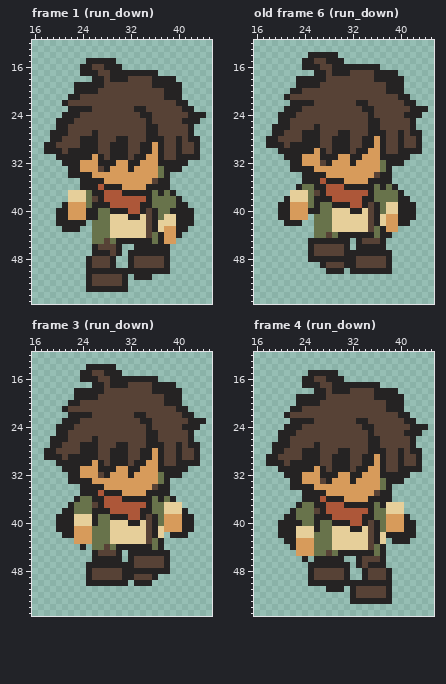
A pixel-art file gets an edit: assets/sprites/wanderer_64/source/wanderer_64_run.aseprite. The picture above is the old version.
64x64 pixels, 24 frames. Shown: frame 1 (run_down): x 16..45, y 12..55; old frame 6 (run_down): x 16..45, y 12..55; frame 3 (run_down): x 16..45, y 12..55; frame 4 (run_down): x 16..45, y 12..55. The commit also changed other frames, which this record leaves out.
After:
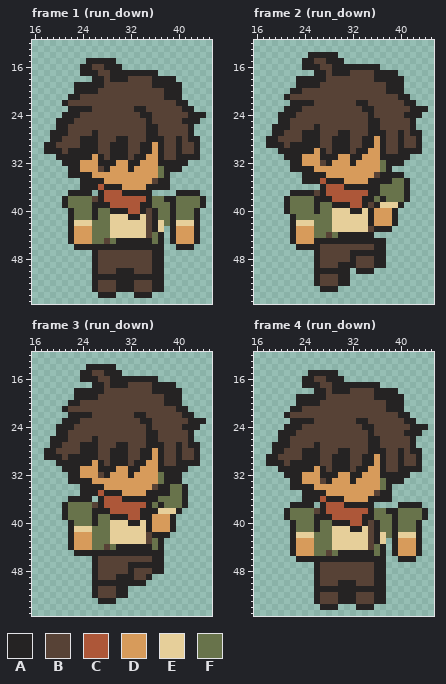
Palette (. is transparent): A #252323  B #574236  C #ad5739  D #d79b5b  E #e6cf9a  F #68734b
A new or re-ordered frame is compared with the old frame closest to it.
Change:
frames re-ordered
Changed rows in their new state; - is an unchanged pixel.
Frame 1 (run_down):
first column x 20:
37 --AAAA.---------....AAAA-
38 -AFFF-------------AAFFFFA
39 --FFF--------------AFFFFA
40 ..AFFF--------------FFFA-
41 ..AFFF------------FAFFFA-
42 ..-EEE------------FAEEEA-
43 -.-DDD------------.ADDDA-
44 --ADDD------------.ADDDA-
45 --ADDD------------.ADDDA-
46 ---AAA-AAA-AA-----.-AAA--
47 -------BB-BBBBBB--.------
48 -----.A--BBBB---AA.------
49 -----.A--BBBB---AA.------
50 -----.-BBB---BBB--.------
51 -----.AAAAA-A---AA-------
52 -----.A---A-ABBBAA-------
53 -----.-BBB--ABBBAA-------
54 -------AAA---AAA---------
Frame 2 (run_down) against old frame 6 (run_down):
first column x 20:
34 -------------------AA--
35 -------------------FFA-
36 ---....---------AF-FFA-
37 --AAAA----------A---FA-
38 --FFF------------A--F--
39 .-FFF------------E---..
40 .-FFFF---------ADDDA...
41 ..AFFF---------ADD-A...
42 -.-EEE---------ADD-A..-
43 --ADDD----------A-A.---
44 --ADDD----------...----
45 --ADDD------A-AAA------
46 ---AA-A----BBBBB-------
47 -----.A----B------.----
48 -----.-BBBBB----AA.----
49 ------AB--A-----AA.----
50 ------AA---A.---...----
51 ------ABBBAA-----------
52 ------ABBBAA-----------
53 -------AAA-------------
Frame 3 (run_down):
first column x 20:
33 -------------------AA--
34 -------------------FFA-
35 -------------------FFA-
36 --A-AA.---------AF-FFA-
37 -AF--------------AFFFA-
38 --F-------------AE--A.-
39 .-FFFF---------ADD-A...
40 ..-FFF---------ADD-A...
41 ..-EEE---------ADD-A...
42 -.---------------AA...-
43 --A--------------------
44 --ADDD-----------------
45 ---AAA-AAA-A------.----
46 -------BBBBBB---AA.----
47 -----.-BBBBB-AAAAA.----
48 -----.A----B-BBB--.----
49 -----.A---A----A.------
50 -----.------A--.-------
51 ------ABBBAA-----------
52 ------ABBBAA-----------
53 -------AAA-------------
Frame 4 (run_down):
first column x 20:
37 --A-AA.---------....AAAA-
38 -AF---------------AAFFFFA
39 --F---------------FAFFFFA
40 ..-F--------------FAFFFA-
41 ..-FFF------------FAFFFA-
42 ..----------------F-EEEA-
43 -.------------------DDDA-
44 -------------------ADDDA-
45 --A----------------ADDDA-
46 ---A-A-----AA-AAA---AAA--
47 -----.-BBBBBBB-B---------
48 -----.A----BBBB-AA.------
49 -----.A----BBBB-AA.------
50 -----.-BBB---BBB--.------
51 ------AA---A-AAAAA.------
52 ------ABBBAA----AA.------
53 ------ABBBAA-BBB--.------
54 -------AAA---AAA---------
